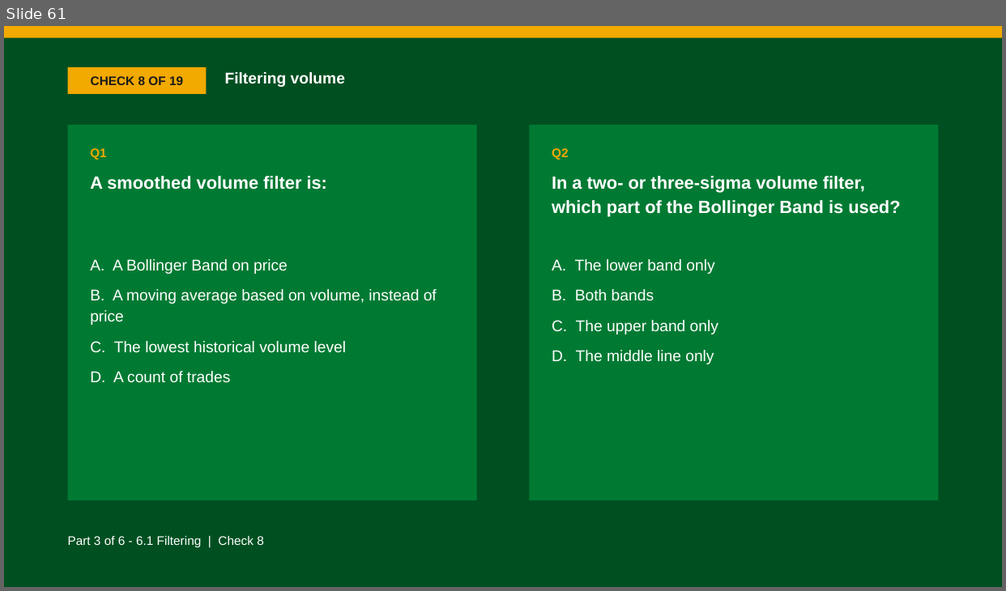
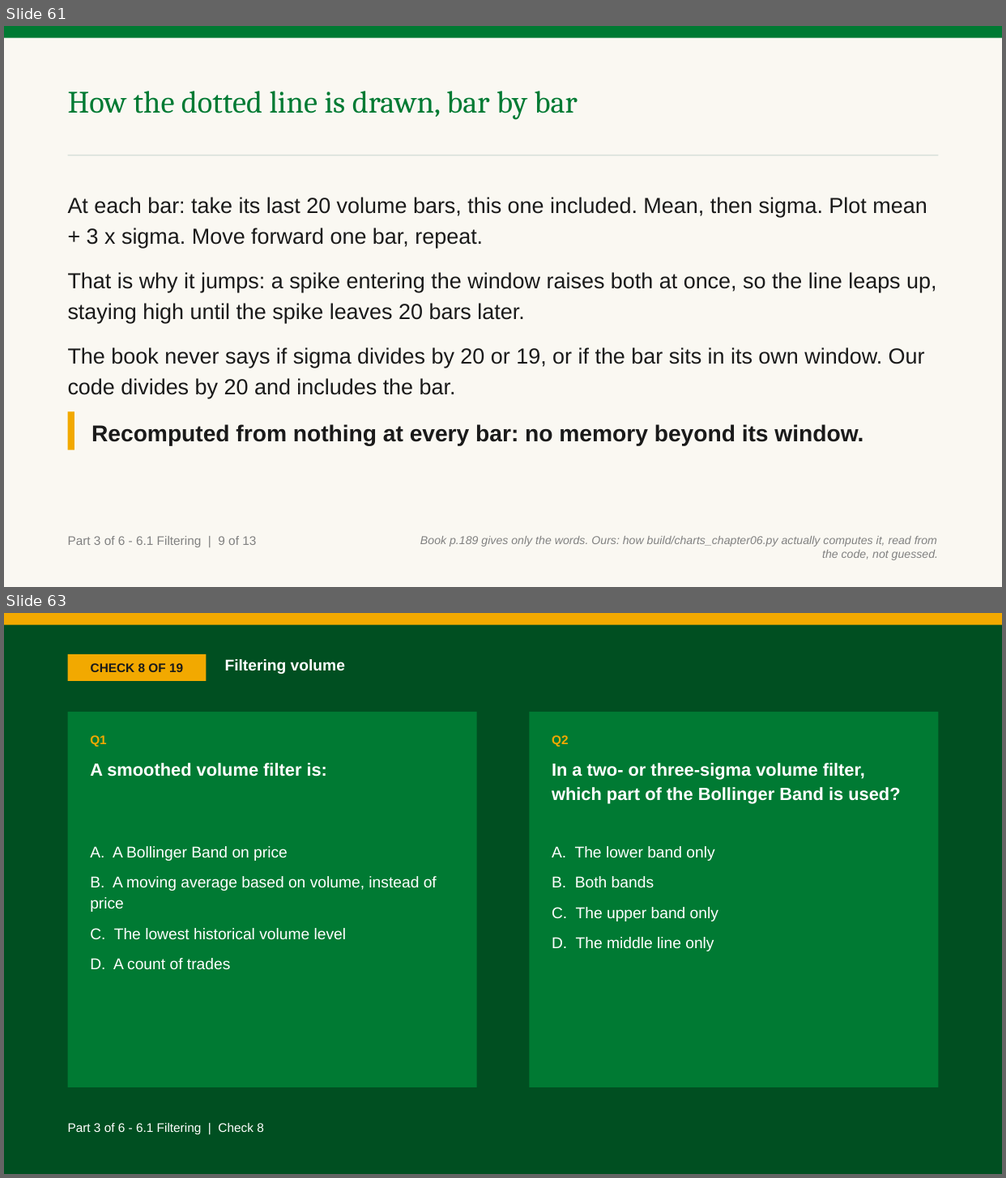
Before and after one commit to benjiesotelo-sudo/Telos_FIN1209, a slide deck: chapter-06/FIN1209-Chapter-06.pptx. Shown one above the other, each under a label of ours: slide 61 before the commit, slides 61 and 63 after it; the slides between them are not shown. The pictures are 1006x591 and 1006x1178 pixels, drawn with LibreOffice and Linux fonts; fonts in the diff are those of the drawing. Boxes give left, top, right and bottom in pixels: in the first picture for what was removed or moved away, otherwise in the second. Text is boxed around its words. In the diff, an @@ line names an element or a change of style, - is before the commit and + after.

```diff
--- a/chapter-06/FIN1209-Chapter-06.pptx
+++ b/chapter-06/FIN1209-Chapter-06.pptx
@@ slide 61 added at [4, 26, 1002, 587], background #FFFFFF @@
@@ rectangle added at [4, 26, 1002, 587], fill #FAF8F2 @@
@@ rectangle added at [4, 26, 1002, 38], fill #007A33 @@
@@ text added at [68, 91, 577, 120], 30 pt, text #007A33 @@
+How the dotted line is drawn, bar by bar
@@ rectangle added at [68, 155, 938, 156], fill #D7E0D9 @@
@@ text added at [68, 197, 936, 399], 21 pt, text #1A1A1A @@
+At each bar: take its last 20 volume bars, this one included. Mean, then sigma. Plot mean + 3 x sigma. Move forward one bar, repeat.
+That is why it jumps: a spike entering the window raises both at once, so the line leaps up, staying high until the spike leaves 20 bars later.
+The book never says if sigma divides by 20 or 19, or if the bar sits in its own window. Our code divides by 20 and includes the bar.
@@ rectangle added at [68, 412, 74, 450], fill #F2A900 @@
@@ text added at [91, 425, 863, 446], 22 pt, text #1A1A1A, bold @@
+Recomputed from nothing at every bar: no memory beyond its window.
@@ text added at [68, 536, 256, 548], 12 pt, text #818181 @@
+Part 3 of 6 - 6.1 Filtering | 9 of 13
@@ text added at [420, 536, 938, 561], 11 pt, text #818181, italic @@
+Book p.189 gives only the words. Ours: how build/charts_chapter06.py actually computes it, read from the code, not guessed.
@@ what was slide 61 is now slide 63 @@
```
Also in this commit, not shown: 11 slides changed, 1 other slide added, 2 other files.
